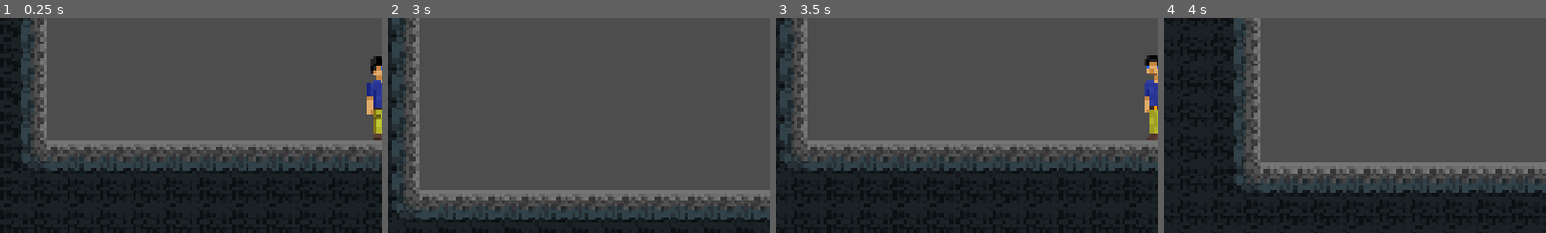
Above: before the commit, frames 1-4 (left to right).
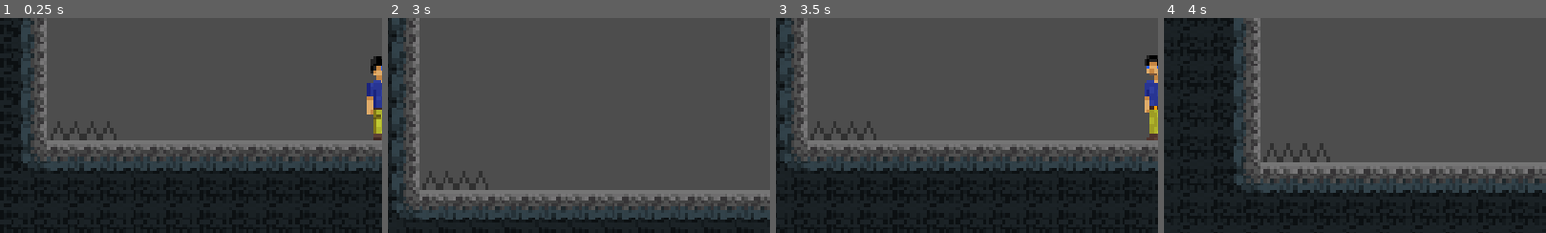
Above: after the commit, the same moments.

Repository: ArcherNiemi/Metroidvania
Game: Godot game, scene res://Assets/Scenes/gameplay.tscn
Same seed, same stepped clock (60 frames per second), same inputs: the game is played once before the commit and once after it.
Inputs:
- Up to frame 1 (0.25 s): no input
- Up to frame 2 (3 s): tap Enter at 0.5 s; hold Right (move_right) 0.53-2.03 s; tap Space (jump) at 0.77, 1.52 s; hold Left (move_left) from 2.03 s (still down)
- Up to frame 3 (3.5 s): keep holding Left (move_left); tap Space (jump) at 3.02 s
- Up to frame 4 (4 s): keep holding Left (move_left); tap Space (jump) at 3.77 s
The pictures show only the part of the screen within x 0-50%, y 33-83%; the shares and areas given below are measured in that part.

The runs differ from the first frame. In frame 1, 0.5% of the frame differs, in the area x 13-31%, y 48-57%; in frame 2, 0.5%; in frame 3, 0.5%; in frame 4, 0.5%, in the area x 26-44%, y 58-68%.

Commit message:
Added spike collision not damage yet

Diff:
--- a/Assets/Scenes/Room Functionality/room_template.tscn
+++ b/Assets/Scenes/Room Functionality/room_template.tscn
@@ -1,7 +1,24 @@
 [gd_scene format=3 uid="uid://mpxgw23ayuoc"]
 
+[ext_resource type="Texture2D" uid="uid://c1riulhksshwe" path="res://Assets/Sprites/spikes.png" id="1_w6huv"]
 [ext_resource type="Texture2D" uid="uid://dmlrveyynm8f5" path="res://Assets/Sprites/Cavern Ground.png" id="1_xyjm1"]
 [ext_resource type="PackedScene" uid="uid://dpmvpmsoecl7" path="res://Assets/Scenes/room_exit.tscn" id="3_w6huv"]
+
+[sub_resource type="TileSetAtlasSource" id="TileSetAtlasSource_p41gd"]
+texture = ExtResource("1_w6huv")
+texture_region_size = Vector2i(10, 10)
+0:0/0 = 0
+0:0/0/physics_layer_1/polygon_0/points = PackedVector2Array(-5, -1.0900526, 5, -0.99095726, 5, 5, -5, 5)
+0:0/0/physics_layer_2/polygon_0/points = PackedVector2Array(-5, -0.89186096, 5, -0.99095726, 5, 5, -5, 5)
+1:0/0 = 0
+1:0/0/physics_layer_1/polygon_0/points = PackedVector2Array(-5, -5, 0.9909558, -5, 0.7927661, 5, -5, 5)
+1:0/0/physics_layer_2/polygon_0/points = PackedVector2Array(-5, -5, 1.1891484, -5, 1.0900526, 5, -5, 5)
+0:1/0 = 0
+0:1/0/physics_layer_1/polygon_0/points = PackedVector2Array(-0.99095726, -5, 5, -5, 5, 5, -0.99095726, 5)
+0:1/0/physics_layer_2/polygon_0/points = PackedVector2Array(-0.89186144, -5, 5, -5, 5, 5, -0.8918619, 5)
+1:1/0 = 0
+1:1/0/physics_layer_1/polygon_0/points = PackedVector2Array(-5, -5, 5, -5, 5, 0.99095726, -5, 0.99095726)
+1:1/0/physics_layer_2/polygon_0/points = PackedVector2Array(-5, -5, 5, -5, 5, 0.8918619, -5, 0.89186144)
 
 [sub_resource type="TileSetAtlasSource" id="TileSetAtlasSource_3sly8"]
 texture = ExtResource("1_xyjm1")
@@ -9,14 +26,14 @@
 0:0/0 = 0
 0:0/0/terrain_set = 0
 0:0/0/terrain = 0
-0:0/0/physics_layer_0/polygon_0/points = PackedVector2Array(-5, -5, 5, -5, 5, 5, -5, 5)
+0:0/0/physics_layer_1/polygon_0/points = PackedVector2Array(-5, -5, 5, -5, 5, 5, -5, 5)
 0:0/0/terrains_peering_bit/right_side = 0
 0:0/0/terrains_peering_bit/bottom_right_corner = 0
 0:0/0/terrains_peering_bit/bottom_side = 0
 1:0/0 = 0
 1:0/0/terrain_set = 0
 1:0/0/terrain = 0
-1:0/0/physics_layer_0/polygon_0/points = PackedVector2Array(-5, -5, 5, -5, 5, 5, -5, 5)
+1:0/0/physics_layer_1/polygon_0/points = PackedVector2Array(-5, -5, 5, -5, 5, 5, -5, 5)
 1:0/0/terrains_peering_bit/right_side = 0
 1:0/0/terrains_peering_bit/bottom_right_corner = 0
 1:0/0/terrains_peering_bit/bottom_side = 0
@@ -25,19 +42,19 @@
 2:0/0 = 0
 2:0/0/terrain_set = 0
 2:0/0/terrain = 0
-2:0/0/physics_layer_0/polygon_0/points = PackedVector2Array(-5, -5, 5, -5, 5, 5, -5, 5)
+2:0/0/physics_layer_1/polygon_0/points = PackedVector2Array(-5, -5, 5, -5, 5, 5, -5, 5)
 2:0/0/terrains_peering_bit/bottom_side = 0
 2:0/0/terrains_peering_bit/bottom_left_corner = 0
 2:0/0/terrains_peering_bit/left_side = 0
 3:0/0 = 0
 3:0/0/terrain_set = 0
 3:0/0/terrain = 0
-3:0/0/physics_layer_0/polygon_0/points = PackedVector2Array(-5, -5, 5, -5, 5, 5, -5, 5)
+3:0/0/physics_layer_1/polygon_0/points = PackedVector2Array(-5, -5, 5, -5, 5, 5, -5, 5)
 3:0/0/terrains_peering_bit/bottom_side = 0
 4:0/0 = 0
 4:0/0/terrain_set = 0
 4:0/0/terrain = 0
-4:0/0/physics_layer_0/polygon_0/points = PackedVector2Array(-5, -5, 5, -5, 5, 5, -5, 5)
+4:0/0/physics_layer_1/polygon_0/points = PackedVector2Array(-5, -5, 5, -5, 5, 5, -5, 5)
 4:0/0/terrains_peering_bit/right_side = 0
 4:0/0/terrains_peering_bit/bottom_right_corner = 0
 4:0/0/terrains_peering_bit/bottom_side = 0
@@ -48,7 +65,7 @@
 5:0/0 = 0
 5:0/0/terrain_set = 0
 5:0/0/terrain = 0
-5:0/0/physics_layer_0/polygon_0/points = PackedVector2Array(-5, -5, 5, -5, 5, 5, -5, 5)
+5:0/0/physics_layer_1/polygon_0/points = PackedVector2Array(-5, -5, 5, -5, 5, 5, -5, 5)
 5:0/0/terrains_peering_bit/right_side = 0
 5:0/0/terrains_peering_bit/bottom_right_corner = 0
 5:0/0/terrains_peering_bit/bottom_side = 0
@@ -59,7 +76,7 @@
 6:0/0 = 0
 6:0/0/terrain_set = 0
 6:0/0/terrain = 0
-6:0/0/physics_layer_0/polygon_0/points = PackedVector2Array(-5, -5, 5, -5, 5, 5, -5, 5)
+6:0/0/physics_layer_1/polygon_0/points = PackedVector2Array(-5, -5, 5, -5, 5, 5, -5, 5)
 6:0/0/terrains_peering_bit/right_side = 0
 6:0/0/terrains_peering_bit/bottom_right_corner = 0
 6:0/0/terrains_peering_bit/bottom_side = 0
@@ -68,7 +85,7 @@
 7:0/0 = 0
 7:0/0/terrain_set = 0
 7:0/0/terrain = 0
-7:0/0/physics_layer_0/polygon_0/points = PackedVector2Array(-5, -5, 5, -5, 5, 5, -5, 5)
+7:0/0/physics_layer_1/polygon_0/points = PackedVector2Array(-5, -5, 5, -5, 5, 5, -5, 5)
 7:0/0/terrains_peering_bit/right_side = 0
 7:0/0/terrains_peering_bit/bottom_right_corner = 0
 7:0/0/terrains_peering_bit/bottom_side = 0
@@ -76,7 +93,7 @@
 8:0/0 = 0
 8:0/0/terrain_set = 0
 8:0/0/terrain = 0
-8:0/0/physics_layer_0/polygon_0/points = PackedVector2Array(-5, -5, 5, -5, 5, 5, -5, 5)
+8:0/0/physics_layer_1/polygon_0/points = PackedVector2Array(-5, -5, 5, -5, 5, 5, -5, 5)
 8:0/0/terrains_peering_bit/bottom_side = 0
 8:0/0/terrains_peering_bit/bottom_left_corner = 0
 8:0/0/terrains_peering_bit/left_side = 0
@@ -84,7 +101,7 @@
 9:0/0 = 0
 9:0/0/terrain_set = 0
 9:0/0/terrain = 0
-9:0/0/physics_layer_0/polygon_0/points = PackedVector2Array(-5, -5, 5, -5, 5, 5, -5, 5)
+9:0/0/physics_layer_1/polygon_0/points = PackedVector2Array(-5, -5, 5, -5, 5, 5, -5, 5)
 9:0/0/terrains_peering_bit/right_side = 0
 9:0/0/terrains_peering_bit/bottom_side = 0
 9:0/0/terrains_peering_bit/bottom_left_corner = 0
@@ -92,7 +109,7 @@
 10:0/0 = 0
 10:0/0/terrain_set = 0
 10:0/0/terrain = 0
-10:0/0/physics_layer_0/polygon_0/points = PackedVector2Array(-5, -5, 5, -5, 5, 5, -5, 5)
+10:0/0/physics_layer_1/polygon_0/points = PackedVector2Array(-5, -5, 5, -5, 5, 5, -5, 5)
 10:0/0/terrains_peering_bit/bottom_side = 0
 10:0/0/terrains_peering_bit/left_side = 0
 10:0/0/terrains_peering_bit/top_left_corner = 0
@@ -100,7 +117,7 @@
 0:1/0 = 0
 0:1/0/terrain_set = 0
 0:1/0/terrain = 0
-0:1/0/physics_layer_0/polygon_0/points = PackedVector2Array(-5, -5, 5, -5, 5, 5, -5, 5)
+0:1/0/physics_layer_1/polygon_0/points = PackedVector2Array(-5, -5, 5, -5, 5, 5, -5, 5)
 0:1/0/terrains_peering_bit/right_side = 0
 0:1/0/terrains_peering_bit/bottom_right_corner = 0
 0:1/0/terrains_peering_bit/bottom_side = 0
@@ -109,7 +126,7 @@
 1:1/0 = 0
 1:1/0/terrain_set = 0
 1:1/0/terrain = 0
-1:1/0/physics_layer_0/polygon_0/points = PackedVector2Array(-5, -5, 5, -5, 5, 5, -5, 5)
+1:1/0/physics_layer_1/polygon_0/points = PackedVector2Array(-5, -5, 5, -5, 5, 5, -5, 5)
 1:1/0/terrains_peering_bit/right_side = 0
 1:1/0/terrains_peering_bit/bottom_right_corner = 0
 1:1/0/terrains_peering_bit/bottom_side = 0
@@ -121,7 +138,7 @@
 2:1/0 = 0
 2:1/0/terrain_set = 0
 2:1/0/terrain = 0
-2:1/0/physics_layer_0/polygon_0/points = PackedVector2Array(-5, -5, 5, -5, 5, 5, -5, 5)
+2:1/0/physics_layer_1/polygon_0/points = PackedVector2Array(-5, -5, 5, -5, 5, 5, -5, 5)
 2:1/0/terrains_peering_bit/bottom_side = 0
 2:1/0/terrains_peering_bit/bottom_left_corner = 0
 2:1/0/terrains_peering_bit/left_side = 0
@@ -130,13 +147,13 @@
 3:1/0 = 0
 3:1/0/terrain_set = 0
 3:1/0/terrain = 0
-3:1/0/physics_layer_0/polygon_0/points = PackedVector2Array(-5, -5, 5, -5, 5, 5, -5, 5)
+3:1/0/physics_layer_1/polygon_0/points = PackedVector2Array(-5, -5, 5, -5, 5, 5, -5, 5)
 3:1/0/terrains_peering_bit/bottom_side = 0
 3:1/0/terrains_peering_bit/top_side = 0
 4:1/0 = 0
 4:1/0/terrain_set = 0
 4:1/0/terrain = 0
-4:1/0/physics_layer_0/polygon_0/points = PackedVector2Array(-5, -5, 5, -5, 5, 5, -5, 5)
+4:1/0/physics_layer_1/polygon_0/points = PackedVector2Array(-5, -5, 5, -5, 5, 5, -5, 5)
 4:1/0/terrains_peering_bit/right_side = 0
 4:1/0/terrains_peering_bit/bottom_right_corner = 0
 4:1/0/terrains_peering_bit/bottom_side = 0
@@ -147,7 +164,7 @@
 5:1/0 = 0
 5:1/0/terrain_set = 0
 5:1/0/terrain = 0
-5:1/0/physics_layer_0/polygon_0/points = PackedVector2Array(-5, -5, 5, -5, 5, 5, -5, 5)
+5:1/0/physics_layer_1/polygon_0/points = PackedVector2Array(-5, -5, 5, -5, 5, 5, -5, 5)
 5:1/0/terrains_peering_bit/right_side = 0
 5:1/0/terrains_peering_bit/bottom_side = 0
 5:1/0/terrains_peering_bit/bottom_left_corner = 0
@@ -158,7 +175,7 @@
 6:1/0 = 0
 6:1/0/terrain_set = 0
 6:1/0/terrain = 0
-6:1/0/physics_layer_0/polygon_0/points = PackedVector2Array(-5, -5, 5, -5, 5, 5, -5, 5)
+6:1/0/physics_layer_1/polygon_0/points = PackedVector2Array(-5, -5, 5, -5, 5, 5, -5, 5)
 6:1/0/terrains_peering_bit/right_side = 0
 6:1/0/terrains_peering_bit/bottom_side = 0
 6:1/0/terrains_peering_bit/bottom_left_corner = 0
@@ -167,7 +184,7 @@
 7:1/0 = 0
 7:1/0/terrain_set = 0
 7:1/0/terrain = 0
-7:1/0/physics_layer_0/polygon_0/points = PackedVector2Array(-5, -5, 5, -5, 5, 5, -5, 5)
+7:1/0/physics_layer_1/polygon_0/points = PackedVector2Array(-5, -5, 5, -5, 5, 5, -5, 5)
 7:1/0/terrains_peering_bit/right_side = 0
 7:1/0/terrains_peering_bit/bottom_side = 0
 7:1/0/terrains_peering_bit/top_side = 0
@@ -175,7 +192,7 @@
 8:1/0 = 0
 8:1/0/terrain_set = 0
 8:1/0/terrain = 0
-8:1/0/physics_layer_0/polygon_0/points = PackedVector2Array(-5, -5, 5, -5, 5, 5, -5, 5)
+8:1/0/physics_layer_1/polygon_0/points = PackedVector2Array(-5, -5, 5, -5, 5, 5, -5, 5)
 8:1/0/terrains_peering_bit/right_side = 0
 8:1/0/terrains_peering_bit/left_side = 0
 8:1/0/terrains_peering_bit/top_left_corner = 0
@@ -183,7 +200,7 @@
 9:1/0 = 0
 9:1/0/terrain_set = 0
 9:1/0/terrain = 0
-9:1/0/physics_layer_0/polygon_0/points = PackedVector2Array(-5, -5, 5, -5, 5, 5, -5, 5)
+9:1/0/physics_layer_1/polygon_0/points = PackedVector2Array(-5, -5, 5, -5, 5, 5, -5, 5)
 9:1/0/terrains_peering_bit/right_side = 0
 9:1/0/terrains_peering_bit/bottom_right_corner = 0
 9:1/0/terrains_peering_bit/bottom_side = 0
@@ -191,7 +208,7 @@
 10:1/0 = 0
 10:1/0/terrain_set = 0
 10:1/0/terrain = 0
-10:1/0/physics_layer_0/polygon_0/points = PackedVector2Array(-5, -5, 5, -5, 5, 5, -5, 5)
+10:1/0/physics_layer_1/polygon_0/points = PackedVector2Array(-5, -5, 5, -5, 5, 5, -5, 5)
 10:1/0/terrains_peering_bit/right_side = 0
 10:1/0/terrains_peering_bit/left_side = 0
 10:1/0/terrains_peering_bit/top_side = 0
@@ -199,14 +216,14 @@
 0:2/0 = 0
 0:2/0/terrain_set = 0
 0:2/0/terrain = 0
-0:2/0/physics_layer_0/polygon_0/points = PackedVector2Array(-5, -5, 5, -5, 5, 5, -5, 5)
+0:2/0/physics_layer_1/polygon_0/points = PackedVector2Array(-5, -5, 5, -5, 5, 5, -5, 5)
 0:2/0/terrains_peering_bit/right_side = 0
 0:2/0/terrains_peering_bit/top_side = 0
 0:2/0/terrains_peering_bit/top_right_corner = 0
 1:2/0 = 0
 1:2/0/terrain_set = 0
 1:2/0/terrain = 0
-1:2/0/physics_layer_0/polygon_0/points = PackedVector2Array(-5, -5, 5, -5, 5, 5, -5, 5)
+1:2/0/physics_layer_1/polygon_0/points = PackedVector2Array(-5, -5, 5, -5, 5, 5, -5, 5)
 1:2/0/terrains_peering_bit/right_side = 0
 1:2/0/terrains_peering_bit/left_side = 0
 1:2/0/terrains_peering_bit/top_left_corner = 0
@@ -215,19 +232,19 @@
 2:2/0 = 0
 2:2/0/terrain_set = 0
 2:2/0/terrain = 0
-2:2/0/physics_layer_0/polygon_0/points = PackedVector2Array(-5, -5, 5, -5, 5, 5, -5, 5)
+2:2/0/physics_layer_1/polygon_0/points = PackedVector2Array(-5, -5, 5, -5, 5, 5, -5, 5)
 2:2/0/terrains_peering_bit/left_side = 0
 2:2/0/terrains_peering_bit/top_left_corner = 0
 2:2/0/terrains_peering_bit/top_side = 0
 3:2/0 = 0
 3:2/0/terrain_set = 0
 3:2/0/terrain = 0
-3:2/0/physics_layer_0/polygon_0/points = PackedVector2Array(-5, -5, 5, -5, 5, 5, -5, 5)
+3:2/0/physics_layer_1/polygon_0/points = PackedVector2Array(-5, -5, 5, -5, 5, 5, -5, 5)
 3:2/0/terrains_peering_bit/top_side = 0
 4:2/0 = 0
 4:2/0/terrain_set = 0
 4:2/0/terrain = 0
-4:2/0/physics_layer_0/polygon_0/points = PackedVector2Array(-5, -5, 5, -5, 5, 5, -5, 5)
+4:2/0/physics_layer_1/polygon_0/points = PackedVector2Array(-5, -5, 5, -5, 5, 5, -5, 5)
 4:2/0/terrains_peering_bit/right_side = 0
 4:2/0/terrains_peering_bit/bottom_right_corner = 0
 4:2/0/terrains_peering_bit/bottom_side = 0
@@ -237,7 +254,7 @@
 5:2/0 = 0
 5:2/0/terrain_set = 0
 5:2/0/terrain = 0
-5:2/0/physics_layer_0/polygon_0/points = PackedVector2Array(-5, -5, 5, -5, 5, 5, -5, 5)
+5:2/0/physics_layer_1/polygon_0/points = PackedVector2Array(-5, -5, 5, -5, 5, 5, -5, 5)
 5:2/0/terrains_peering_bit/right_side = 0
 5:2/0/terrains_peering_bit/bottom_right_corner = 0
 5:2/0/terrains_peering_bit/bottom_side = 0
@@ -247,7 +264,7 @@
 6:2/0 = 0
 6:2/0/terrain_set = 0
 6:2/0/terrain = 0
-6:2/0/physics_layer_0/polygon_0/points = PackedVector2Array(-5, -5, 5, -5, 5, 5, -5, 5)
+6:2/0/physics_layer_1/polygon_0/points = PackedVector2Array(-5, -5, 5, -5, 5, 5, -5, 5)
 6:2/0/terrains_peering_bit/right_side = 0
 6:2/0/terrains_peering_bit/bottom_side = 0
 6:2/0/terrains_peering_bit/left_side = 0
@@ -256,53 +273,53 @@
 7:2/0 = 0
 7:2/0/terrain_set = 0
 7:2/0/terrain = 0
-7:2/0/physics_layer_0/polygon_0/points = PackedVector2Array(-5, -5, 5, -5, 5, 5, -5, 5)
+7:2/0/physics_layer_1/polygon_0/points = PackedVector2Array(-5, -5, 5, -5, 5, 5, -5, 5)
 7:2/0/terrains_peering_bit/right_side = 0
 7:2/0/terrains_peering_bit/bottom_side = 0
 7:2/0/terrains_peering_bit/left_side = 0
 8:2/0 = 0
 8:2/0/terrain_set = 0
 8:2/0/terrain = 0
-8:2/0/physics_layer_0/polygon_0/points = PackedVector2Array(-5, -5, 5, -5, 5, 5, -5, 5)
+8:2/0/physics_layer_1/polygon_0/points = PackedVector2Array(-5, -5, 5, -5, 5, 5, -5, 5)
 8:2/0/terrains_peering_bit/bottom_side = 0
 8:2/0/terrains_peering_bit/left_side = 0
 8:2/0/terrains_peering_bit/top_side = 0
 9:2/0 = 0
 9:2/0/terrain_set = 0
 9:2/0/terrain = 0
-9:2/0/physics_layer_0/polygon_0/points = PackedVector2Array(-5, -5, 5, -5, 5, 5, -5, 5)
+9:2/0/physics_layer_1/polygon_0/points = PackedVector2Array(-5, -5, 5, -5, 5, 5, -5, 5)
 9:2/0/terrains_peering_bit/right_side = 0
 9:2/0/terrains_peering_bit/bottom_side = 0
 10:2/0 = 0
 10:2/0/terrain_set = 0
 10:2/0/terrain = 0
-10:2/0/physics_layer_0/polygon_0/points = PackedVector2Array(-5, -5, 5, -5, 5, 5, -5, 5)
+10:2/0/physics_layer_1/polygon_0/points = PackedVector2Array(-5, -5, 5, -5, 5, 5, -5, 5)
 10:2/0/terrains_peering_bit/bottom_side = 0
 10:2/0/terrains_peering_bit/left_side = 0
 0:3/0 = 0
 0:3/0/terrain_set = 0
 0:3/0/terrain = 0
-0:3/0/physics_layer_0/polygon_0/points = PackedVector2Array(-5, -5, 5, -5, 5, 5, -5, 5)
+0:3/0/physics_layer_1/polygon_0/points = PackedVector2Array(-5, -5, 5, -5, 5, 5, -5, 5)
 0:3/0/terrains_peering_bit/right_side = 0
 1:3/0 = 0
 1:3/0/terrain_set = 0
 1:3/0/terrain = 0
-1:3/0/physics_layer_0/polygon_0/points = PackedVector2Array(-5, -5, 5, -5, 5, 5, -5, 5)
+1:3/0/physics_layer_1/polygon_0/points = PackedVector2Array(-5, -5, 5, -5, 5, 5, -5, 5)
 1:3/0/terrains_peering_bit/right_side = 0
 1:3/0/terrains_peering_bit/left_side = 0
 2:3/0 = 0
 2:3/0/terrain_set = 0
 2:3/0/terrain = 0
-2:3/0/physics_layer_0/polygon_0/points = PackedVector2Array(-5, -5, 5, -5, 5, 5, -5, 5)
+2:3/0/physics_layer_1/polygon_0/points = PackedVector2Array(-5, -5, 5, -5, 5, 5, -5, 5)
 2:3/0/terrains_peering_bit/left_side = 0
 3:3/0 = 0
 3:3/0/terrain_set = 0
 3:3/0/terrain = 0
-3:3/0/physics_layer_0/polygon_0/points = PackedVector2Array(-5, -5, 5, -5, 5, 5, -5, 5)
+3:3/0/physics_layer_1/polygon_0/points = PackedVector2Array(-5, -5, 5, -5, 5, 5, -5, 5)
 4:3/0 = 0
 4:3/0/terrain_set = 0
 4:3/0/terrain = 0
-4:3/0/physics_layer_0/polygon_0/points = PackedVector2Array(-5, -5, 5, -5, 5, 5, -5, 5)
+4:3/0/physics_layer_1/polygon_0/points = PackedVector2Array(-5, -5, 5, -5, 5, 5, -5, 5)
 4:3/0/terrains_peering_bit/right_side = 0
 4:3/0/terrains_peering_bit/bottom_side = 0
 4:3/0/terrains_peering_bit/left_side = 0
@@ -312,7 +329,7 @@
 5:3/0 = 0
 5:3/0/terrain_set = 0
 5:3/0/terrain = 0
-5:3/0/physics_layer_0/polygon_0/points = PackedVector2Array(-5, -5, 5, -5, 5, 5, -5, 5)
+5:3/0/physics_layer_1/polygon_0/points = PackedVector2Array(-5, -5, 5, -5, 5, 5, -5, 5)
 5:3/0/terrains_peering_bit/right_side = 0
 5:3/0/terrains_peering_bit/bottom_side = 0
 5:3/0/terrains_peering_bit/bottom_left_corner = 0
@@ -322,7 +339,7 @@
 6:3/0 = 0
 6:3/0/terrain_set = 0
 6:3/0/terrain = 0
-6:3/0/physics_layer_0/polygon_0/points = PackedVector2Array(-5, -5, 5, -5, 5, 5, -5, 5)
+6:3/0/physics_layer_1/polygon_0/points = PackedVector2Array(-5, -5, 5, -5, 5, 5, -5, 5)
 6:3/0/terrains_peering_bit/right_side = 0
 6:3/0/terrains_peering_bit/bottom_side = 0
 6:3/0/terrains_peering_bit/left_side = 0
@@ -331,41 +348,41 @@
 7:3/0 = 0
 7:3/0/terrain_set = 0
 7:3/0/terrain = 0
-7:3/0/physics_layer_0/polygon_0/points = PackedVector2Array(-5, -5, 5, -5, 5, 5, -5, 5)
+7:3/0/physics_layer_1/polygon_0/points = PackedVector2Array(-5, -5, 5, -5, 5, 5, -5, 5)
 7:3/0/terrains_peering_bit/right_side = 0
 7:3/0/terrains_peering_bit/bottom_side = 0
 7:3/0/terrains_peering_bit/top_side = 0
 8:3/0 = 0
 8:3/0/terrain_set = 0
 8:3/0/terrain = 0
-8:3/0/physics_layer_0/polygon_0/points = PackedVector2Array(-5, -5, 5, -5, 5, 5, -5, 5)
+8:3/0/physics_layer_1/polygon_0/points = PackedVector2Array(-5, -5, 5, -5, 5, 5, -5, 5)
 8:3/0/terrains_peering_bit/right_side = 0
 8:3/0/terrains_peering_bit/left_side = 0
 8:3/0/terrains_peering_bit/top_side = 0
 9:3/0 = 0
 9:3/0/terrain_set = 0
 9:3/0/terrain = 0
-9:3/0/physics_layer_0/polygon_0/points = PackedVector2Array(-5, -5, 5, -5, 5, 5, -5, 5)
+9:3/0/physics_layer_1/polygon_0/points = PackedVector2Array(-5, -5, 5, -5, 5, 5, -5, 5)
 9:3/0/terrains_peering_bit/right_side = 0
 9:3/0/terrains_peering_bit/top_side = 0
 10:3/0 = 0
 10:3/0/terrain_set = 0
 10:3/0/terrain = 0
-10:3/0/physics_layer_0/polygon_0/points = PackedVector2Array(-5, -5, 5, -5, 5, 5, -5, 5)
+10:3/0/physics_layer_1/polygon_0/points = PackedVector2Array(-5, -5, 5, -5, 5, 5, -5, 5)
 10:3/0/terrains_peering_bit/left_side = 0
 10:3/0/terrains_peering_bit/top_side = 0
 0:4/0 = 0
-0:4/0/physics_layer_0/polygon_0/points = PackedVector2Array(-5, -5, 5, -5, 5, 5, -5, 5)
+0:4/0/physics_layer_1/polygon_0/points = PackedVector2Array(-5, -5, 5, -5, 5, 5, -5, 5)
 1:4/0 = 0
-1:4/0/physics_layer_0/polygon_0/points = PackedVector2Array(-5, -5, 5, -5, 5, 5, -5, 5)
+1:4/0/physics_layer_1/polygon_0/points = PackedVector2Array(-5, -5, 5, -5, 5, 5, -5, 5)
 2:4/0 = 0
-2:4/0/physics_layer_0/polygon_0/points = PackedVector2Array(-5, -5, 5, -5, 5, 5, -5, 5)
+2:4/0/physics_layer_1/polygon_0/points = PackedVector2Array(-5, -5, 5, -5, 5, 5, -5, 5)
 3:4/0 = 0
-3:4/0/physics_layer_0/polygon_0/points = PackedVector2Array(-5, -5, 5, -5, 5, 5, -5, 5)
+3:4/0/physics_layer_1/polygon_0/points = PackedVector2Array(-5, -5, 5, -5, 5, 5, -5, 5)
 4:4/0 = 0
 4:4/0/terrain_set = 0
 4:4/0/terrain = 0
-4:4/0/physics_layer_0/polygon_0/points = PackedVector2Array(-5, -5, 5, -5, 5, 5, -5, 5)
+4:4/0/physics_layer_1/polygon_0/points = PackedVector2Array(-5, -5, 5, -5, 5, 5, -5, 5)
 4:4/0/terrains_peering_bit/right_side = 0
 4:4/0/terrains_peering_bit/bottom_side = 0
 4:4/0/terrains_peering_bit/bottom_left_corner = 0
@@ -375,7 +392,7 @@
 5:4/0 = 0
 5:4/0/terrain_set = 0
 5:4/0/terrain = 0
-5:4/0/physics_layer_0/polygon_0/points = PackedVector2Array(-5, -5, 5, -5, 5, 5, -5, 5)
+5:4/0/physics_layer_1/polygon_0/points = PackedVector2Array(-5, -5, 5, -5, 5, 5, -5, 5)
 5:4/0/terrains_peering_bit/right_side = 0
 5:4/0/terrains_peering_bit/bottom_right_corner = 0
 5:4/0/terrains_peering_bit/bottom_side = 0
@@ -385,7 +402,7 @@
 6:4/0 = 0
 6:4/0/terrain_set = 0
 6:4/0/terrain = 0
-6:4/0/physics_layer_0/polygon_0/points = PackedVector2Array(-5, -5, 5, -5, 5, 5, -5, 5)
+6:4/0/physics_layer_1/polygon_0/points = PackedVector2Array(-5, -5, 5, -5, 5, 5, -5, 5)
 6:4/0/terrains_peering_bit/right_side = 0
 6:4/0/terrains_peering_bit/bottom_side = 0
 6:4/0/terrains_peering_bit/left_side = 0
@@ -393,33 +410,35 @@
 7:4/0 = 0
 7:4/0/terrain_set = 0
 7:4/0/terrain = 1
-7:4/0/physics_layer_1/polygon_0/points = PackedVector2Array(-5, -5, 5, -5, 5, -1.8828182, -5, -1.981914)
-7:4/0/physics_layer_1/polygon_0/one_way = true
+7:4/0/physics_layer_0/polygon_0/points = PackedVector2Array(-5, -5, 5, -5, 5, -1.8828182, -5, -1.981914)
+7:4/0/physics_layer_0/polygon_0/one_way = true
 7:4/0/terrains_peering_bit/right_side = 1
 8:4/0 = 0
 8:4/0/terrain_set = 0
 8:4/0/terrain = 1
-8:4/0/physics_layer_1/polygon_0/points = PackedVector2Array(-5, -5, 5, -5, 5, -1.8828182, -5, -1.981914)
-8:4/0/physics_layer_1/polygon_0/one_way = true
+8:4/0/physics_layer_0/polygon_0/points = PackedVector2Array(-5, -5, 5, -5, 5, -1.8828182, -5, -1.981914)
+8:4/0/physics_layer_0/polygon_0/one_way = true
 8:4/0/terrains_peering_bit/right_side = 1
 8:4/0/terrains_peering_bit/left_side = 1
 9:4/0 = 0
 9:4/0/terrain_set = 0
 9:4/0/terrain = 1
-9:4/0/physics_layer_1/polygon_0/points = PackedVector2Array(-5, -5, 5, -5, 5, -1.8828182, -5, -1.981914)
-9:4/0/physics_layer_1/polygon_0/one_way = true
+9:4/0/physics_layer_0/polygon_0/points = PackedVector2Array(-5, -5, 5, -5, 5, -1.8828182, -5, -1.981914)
+9:4/0/physics_layer_0/polygon_0/one_way = true
 9:4/0/terrains_peering_bit/left_side = 1
 
 [sub_resource type="TileSet" id="TileSet_6m4ps"]
 tile_size = Vector2i(10, 10)
 physics_layer_0/collision_layer = 256
-physics_layer_1/collision_layer = 512
+physics_layer_1/collision_layer = 4096
+physics_layer_2/collision_layer = 4096
 terrain_set_0/mode = 0
 terrain_set_0/terrain_0/name = "ground"
 terrain_set_0/terrain_0/color = Color(0.5, 0.34375, 0.25, 1)
 terrain_set_0/terrain_1/name = "one_way"
 terrain_set_0/terrain_1/color = Color(0.5, 0.4375, 0.25, 1)
 sources/1 = SubResource("TileSetAtlasSource_3sly8")
+sources/0 = SubResource("TileSetAtlasSource_p41gd")
 
 [node name="RoomTemplate" type="Node2D" unique_id=191766352]
 
--- a/Assets/Scenes/Rooms/room_1.tscn
+++ b/Assets/Scenes/Rooms/room_1.tscn
@@ -5,7 +5,7 @@
 [node name="Room1" unique_id=191766352 instance=ExtResource("1_h628x")]
 
 [node name="TileMap" parent="." index="0" unique_id=2021119892]
-layer_0/tile_data = PackedInt32Array(65534, 65537, 0, 65535, …(5567 unchanged characters)… 262130, 1, 1, 327666, 1, 1, 393202, 1, 2)
+layer_0/tile_data = PackedInt32Array(65534, 65537, 0, 65535, …(5567 unchanged characters)… 262130, 1, 1, 327666, 1, 1, 393202, 1, 2, -10, 0, 0, -9, 0, 0)
 
 [node name="RoomExit1" parent="RoomExits" parent_id_path=PackedInt32Array(2023376485) index="0" unique_id=2092162511]
 position = Vector2(120, -30)
--- a/Assets/Scenes/player.tscn
+++ b/Assets/Scenes/player.tscn
@@ -9,7 +9,7 @@
 height = 26.0
 
 [node name="Player" type="CharacterBody2D" unique_id=2017312616 node_paths=PackedStringArray("camera") groups=["player"]]
-collision_mask = 768
+collision_mask = 4864
 script = ExtResource("1_7dd06")
 speed = 5.0
 camera = NodePath("Camera2D")
--- a/Assets/Scripts/game_manager.gd
+++ b/Assets/Scripts/game_manager.gd
@@ -43,11 +43,11 @@
 
 	if position != null:
 		player.teleport_to_location(position)
+
 	redefine_camera_limits()
 
 func redefine_camera_limits():
 	var used_cells: Array[Vector2i] = get_tree().get_first_node_in_group("tiles").get_used_cells(0)
-	print(used_cells)
 
 	var vertical_max = used_cells[0][1]
 	var vertical_min = used_cells[0][1]
--- a/project.godot
+++ b/project.godot
@@ -64,6 +64,7 @@
 2d_physics/layer_1="player"
 2d_physics/layer_9="ground"
 2d_physics/layer_10="one_way_groun"
+2d_physics/layer_13="damage"
 2d_physics/layer_17="transitions"
 
 [physics]
Binary file added: Assets/Sprites/spikes.png
Not shown, added: Assets/Sprites/spikes.png.import
